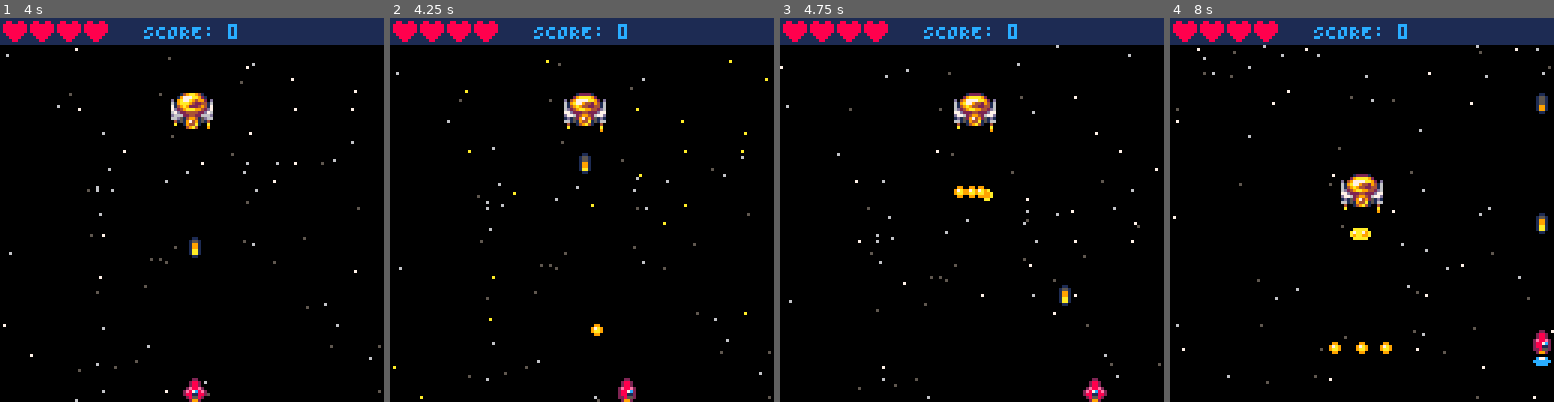
Above: before the commit, frames 1-4 (left to right).
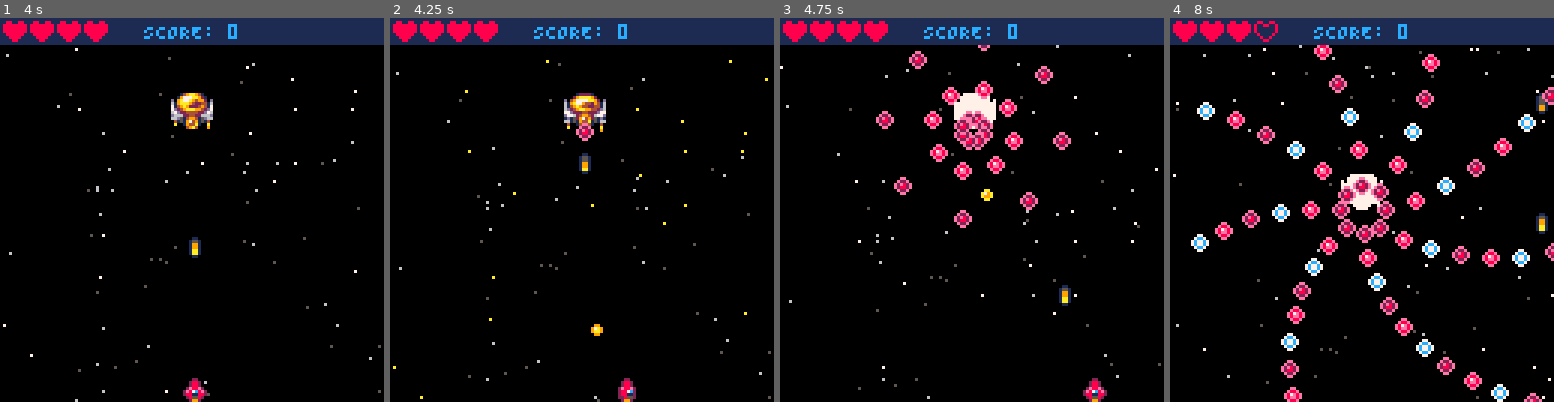
Above: after the commit, the same moments.

Repository: ProfSFrink/pico-8_shump_tutorial
Game: PICO-8 cartridge shump.p8
Same seed, same stepped clock (60 frames per second), same inputs: the game is played once before the commit and once after it.
Inputs:
- Up to frame 1 (4 s): tap X (X key) at 0.33, 1.07, 1.85, 2.97 s; tap O (Z key) at 0.7, 1.7, 2.1, 2.5, 2.9, 3.3, 3.7 s; hold Right 1.6-2.1 s; hold Up 2.15-2.42 s; hold Right 2.47-3.03 s; hold Left 3.08-3.58 s; hold Down 3.63-3.97 s
- Up to frame 2 (4.25 s): hold Right from 4.02 s (still down); tap X (X key) at 4.08 s; tap O (Z key) at 4.1 s
- Up to frame 3 (4.75 s): tap O (Z key) at 4.5 s; release Right at 4.68 s; hold Up from 4.73 s (still down)
- Up to frame 4 (8 s): tap O (Z key) every 0.4 s from 4.9 to 7.7 s; release Up at 5.03 s; hold Left 5.08-5.68 s; tap X (X key) at 5.2, 6.32, 7.43 s; hold Down 5.73-6.03 s; hold Right 6.08-6.58 s; hold Right 6.63-7.13 s; hold Up 7.18-7.45 s; hold Right from 7.5 s (still down)

Frame 1 is identical in both runs. In frame 2, 0.1% of the frame differs, in the area x 48-54%, y 27-33%; in frame 3, 3.6%; in frame 4, 9.3%, in the area x 0-100%, y 1-100%.

Commit message:
- (refactor) WIP to allow projectile system to have aimed / angled bullets.

Diff:
--- a/entities/Enemies.lua
+++ b/entities/Enemies.lua
@@ -43,7 +43,7 @@
         xSpd = 0,
         ySpd = 1.25,
         hp = 2,
-        rof = 15,
+        rof = 10,
         points = 100,
         weapon = singlePinkBullet,
         move = stationary
@@ -215,11 +215,11 @@
         xSpd = 0,
         ySpd = 0.35,
         hp = 30,
-        rof = 10,
+        rof = 5,
         points = 1000,
-        weapon = spreadYellowBullet,
         moveTime = 45,
         stopTime = 5,
+        weapon = spreadYellowBullet,
         move = down
     }
 }
@@ -362,8 +362,10 @@
             -- TODO: Move to firing patterns ?.
 
             if fireDelay <= 0 then
-                fire(_ENV)
-                fireDelay = rof + g.rnd(20)
+                --fire(_ENV)
+                g.enemySpreadFire(x + bullXOffset, y + bullYOffset, 8, 0.5, 2, g.time() / 16 ,dam)
+                fireDelay = rof
+                g.sfx(29)
             end
         end,
 
--- a/entities/Projectiles.lua
+++ b/entities/Projectiles.lua
@@ -140,7 +140,7 @@
 
 -- Projectile Factory logic.
 
--- factory function for creating a single projectile.
+-- factory function for creating a single static projectile.
 -- @param proCfg: Projectile type config object.
 -- @param proX: The x position.
 -- @param proY: The y position.
@@ -150,7 +150,7 @@
 -- @param ySpd: Vertical speed from the weapon definition.
 -- @param dam: Damage from the weapon definition.
 -- @return: A new projectile object.
-function spawnProjectile(proCfg, proX, proY, proOwner, pattern, xSpd, ySpd, dam)
+function spawnStaticProjectile(proCfg, proX, proY, proOwner, pattern, xSpd, ySpd, dam)
     -- Local references to global scope.
     local g = _g
 
@@ -210,6 +210,81 @@
     }
 end
 
+-- factory function for creating a single aimed projectile.
+-- @param proCfg: Projectile type config object.
+-- @param proX: The x position.
+-- @param proY: The y position.
+-- @param proOwner: Player or enemy.
+-- @param pattern: Movement pattern function.
+-- @param xSpd: Horizontal speed from the weapon definition.
+-- @param ySpd: Vertical speed from the weapon definition.
+-- @param dam: Damage from the weapon definition.
+-- @return: A new projectile object.
+
+function spawnAimedProjectile(proCfg, proX, proY, proOwner, spd, ang, dam)
+    -- Local references to global scope.
+    local g = _g
+
+    return {
+        x = proX + 2,
+        y = proY,
+        spd = spd,
+        ang = ang,
+        xSpd = g.sin(ang) * spd,
+        ySpd = g.cos(ang) * spd,
+        owner = proOwner,
+        dam = dam or 1,
+
+        -- Hit box size, defaults to 8x8.
+        hitBoxW = proCfg.hitBoxW or hitDefault,
+        hitBoxH = proCfg.hitBoxH or hitDefault,
+        hitBoxOffX = proCfg.hitBoxOffX or 0,
+        hitBoxOffY = proCfg.hitBoxOffY or 0,
+
+        animate = proCfg.animate,
+        -- pattern = pattern,
+
+        -- Current sprite being animated.
+        curSpr = proCfg.ani.start,
+        ani = proCfg.ani,
+        animTimer = 0,
+
+        -- Frames before animation advances.
+        animDelay = proCfg.ani.delay,
+
+
+        -- Update the projectile.
+        update = function(_ENV)
+            --pattern(_ENV)
+            x += xSpd
+            y += ySpd
+
+            animTimer += 1
+            if animTimer >= animDelay then
+                animTimer = 0
+                animate(_ENV)
+            end
+
+            -- Remove if off-screen.
+            if  x < 0 or
+                x > 128 or
+                y < g.uiHeight - g.bullHeight or
+                y > 128 then
+                    g.removeProjectile(_ENV)
+            end
+        end,
+
+        -- Draw the projectile.
+        draw = function(_ENV)
+            spr(curSpr, x, y)
+
+            if g.debugMode then
+                g.showHitBox(_ENV)
+            end
+        end
+    }
+end
+
 -- Weapon functions.
 
 -- Fires a weapon definition, spawning all its shots.
@@ -224,7 +299,7 @@
         local proCfg = getConfig(shot.pType)
         local pat = isPlayer and shot.player or shot.enemy
         addProjectile(
-                spawnProjectile(proCfg, x, y, proOwner, pat,
+                spawnStaticProjectile(proCfg, x, y, proOwner, pat,
                 wDef.xSpd, wDef.ySpd, wDef.dam)
             )
     end
@@ -234,6 +309,19 @@
     end
 
     sfx(wDef.sfx)
+end
+
+function enemySpreadFire(x, y, num, ang, spd, base, dam)
+   local proCfg = getConfig(pinkBullet)
+
+   local base = base or 0
+
+   for i = 1, num do
+    addProjectile(
+        spawnAimedProjectile(proCfg, x, y, owner.enemy,
+        spd, 1 / num * i + base, dam)
+       )
+   end
 end
 
 -- Adds projectile to game based on its owner.
Not shown, changed: README.md
